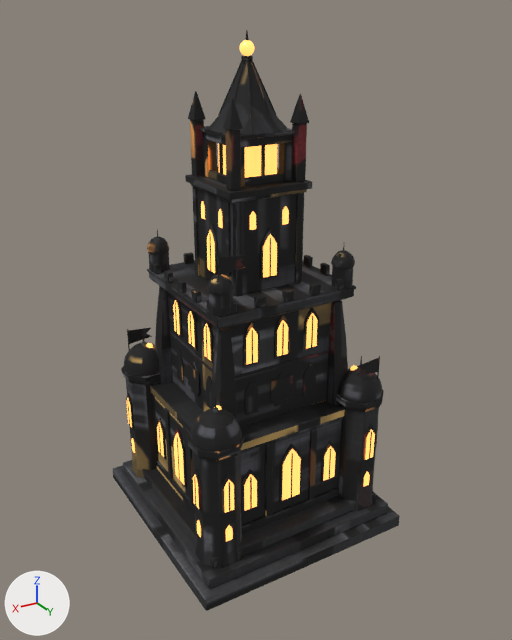
An edit to the glTF model models/建築/重製_帝國巨塔.glb, drawn before and after from the same camera.
Rendered twice from a camera (50 mm lens) standing at (13.5, 23.0, 20.4) and looking at (-0.1, 0.5, 9.2). Every picture has the same lights, and +X, +Y and +Z are marked at lower left. The first picture is the older version. Vertices at exactly the same position are counted once.

In view in the first picture: 'Emp_tower_Mesh'.
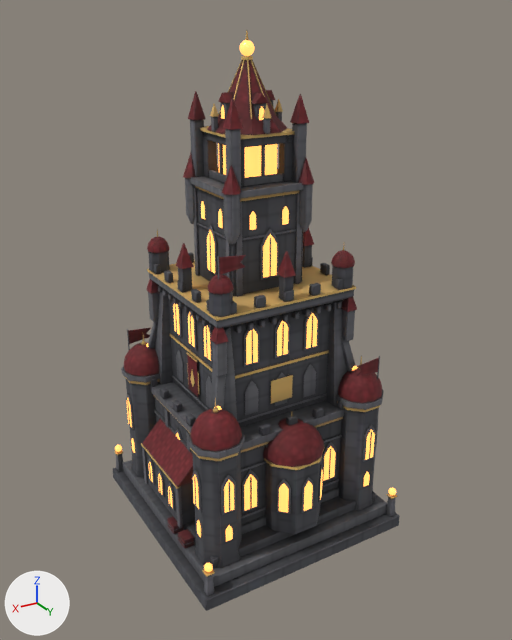
What differs and where, as boxes [x1, y1, x2, y2] in the pictures (512 x 640 px):
part 1 of me_emp_tower_mesh, added (mostly hidden): after [241, 479, 339, 519]
part 2 of me_emp_tower_mesh, added (mostly hidden): after [154, 410, 342, 472]
part 3 of me_emp_tower_mesh, added: after [148, 457, 155, 485]
part 4 of me_emp_tower_mesh, added: after [157, 469, 165, 497]
part 5 of me_emp_tower_mesh, added: after [167, 482, 175, 510]
part 6 of me_emp_tower_mesh, added: after [142, 447, 148, 484]
part 7 of me_emp_tower_mesh, added: after [175, 486, 183, 529]
part 8 of me_emp_tower_mesh, added: after [277, 479, 291, 514]
part 9 of me_emp_tower_mesh, added: after [301, 477, 314, 513]
part 10 of me_emp_tower_mesh, added: after [318, 465, 323, 502]
part 11 of me_emp_tower_mesh, added: after [150, 378, 157, 387]
part 12 of me_emp_tower_mesh, added: after [160, 387, 169, 399]
part 13 of me_emp_tower_mesh, added: after [172, 400, 182, 412]
part 14 of me_emp_tower_mesh, added: after [186, 413, 196, 426]
part 15 of me_emp_tower_mesh, built on: before [127, 38, 372, 511]; after [114, 90, 398, 596]
part 16 of me_emp_tower_mesh, surface changed (lighter): [113, 40, 400, 611] in both

The change, as a list of edits to the scene's bpy script:
```text
Change me_emp_tower_mesh:
    remove me_emp_tower_mesh.from_pydata(...)  # 9176 vertices, 17188 faces; spans x -4.7..4.7, y -4.9..4.9, z 0.0..20.0
    add me_emp_tower_mesh.from_pydata(...)  # 13718 vertices, 25543 faces; spans x -4.7..4.7, y -4.9..4.9, z 0.0..20.0
    me_emp_tower_mesh part 1: the loose piece of 24 vertices spanning x -3.4..3.4, y -3.4..3.4, z 5.3..5.5 is copied, and the copy is moved by (0.0, 0.0, -3.1); it spans x -3.4..3.4, y -3.4..3.4, z 2.2..2.4
    me_emp_tower_mesh part 2: the loose piece of 24 vertices spanning x -3.4..3.4, y -3.4..3.4, z 5.3..5.5 is copied, and the copy is moved by (0.0, 0.0, -0.9); it spans x -3.4..3.4, y -3.4..3.4, z 4.4..4.6
    me_emp_tower_mesh part 3: the loose piece of 34 vertices spanning x 3.3..3.4, y -2.3..-1.5, z 2.5..4.4 is copied, and the copy is scaled about its middle by (1, 0.706, 0.64), then moved by (0.9, 0.9, -0.8); it spans x 4.2..4.3, y -1.3..-0.7, z 2.0..3.2
    me_emp_tower_mesh part 4: the loose piece of 34 vertices spanning x 3.3..3.4, y -0.5..0.5, z 2.3..4.9 is copied, and the copy is scaled about its middle by (1, 0.513, 0.465), then moved by (0.9, 0.0, -1.0); it spans x 4.2..4.3, y -0.3..0.3, z 2.0..3.2
    me_emp_tower_mesh part 5: the loose piece of 34 vertices spanning x 3.3..3.4, y 1.5..2.3, z 2.5..4.4 is copied, and the copy is scaled about its middle by (1, 0.706, 0.64), then moved by (0.9, -0.9, -0.8); it spans x 4.2..4.3, y 0.7..1.3, z 2.0..3.2
    me_emp_tower_mesh part 6: the loose piece of 24 vertices spanning x 3.3..3.4, y -1.2..-0.9, z 1.9..5.3 is copied, and the copy is scaled about its middle by (1.34, 0.85, 0.587), then moved by (0.9, -0.7, -1.1); it spans x 4.2..4.3, y -1.8..-1.6, z 1.5..3.5
    me_emp_tower_mesh part 7: the loose piece of 24 vertices spanning x 3.3..3.4, y 0.9..1.2, z 1.9..5.3 is copied, and the copy is scaled about its middle by (1.34, 0.85, 0.587), then moved by (0.9, 0.6, -1.1); it spans x 4.2..4.3, y 1.6..1.8, z 1.5..3.5
    me_emp_tower_mesh part 8: the loose piece of 34 vertices spanning x -0.5..0.5, y 3.3..3.4, z 2.3..4.9 is copied, and the copy is turned -45 degrees about the z axis through its middle and scaled by 0.61, then moved by (0.9, 0.8, -0.3); it spans x 0.7..1.1, y 4.0..4.4, z 2.5..4.1
    me_emp_tower_mesh part 9: the loose piece of 34 vertices spanning x 3.0..3.6, y 4.1..4.2, z 3.5..5.2 is copied, and the copy is moved by (-3.3, 0.4, -1.1); it spans x -0.3..0.3, y 4.5..4.6, z 2.5..4.1
    me_emp_tower_mesh part 10: the loose piece of 34 vertices spanning x -0.5..0.5, y 3.3..3.4, z 2.3..4.9 is copied, and the copy is turned 45 degrees about the z axis through its middle and scaled by 0.61, then moved by (-0.9, 0.8, -0.3); it spans x -1.1..-0.7, y 4.0..4.4, z 2.5..4.1
    me_emp_tower_mesh part 11: the loose piece of 24 vertices spanning x 3.3..3.4, y -2.9..-2.6, z 1.9..5.3 is copied, and the copy is scaled about its middle by (2.52, 1.34, 0.0908), then moved by (0.0, 0.3, 2.4); it spans x 3.2..3.5, y -2.7..-2.3, z 5.8..6.2
    me_emp_tower_mesh part 12: the loose piece of 24 vertices spanning x 3.3..3.4, y -1.2..-0.9, z 1.9..5.3 is copied, and the copy is scaled about its middle by (2.52, 1.34, 0.0908), then moved by (0.0, -0.2, 2.4); it spans x 3.2..3.5, y -1.4..-1.0, z 5.8..6.2
    me_emp_tower_mesh part 13: the loose piece of 24 vertices spanning x 2.5..2.6, y -0.5..0.5, z 6.5..7.5 is copied, and the copy is scaled about its middle by (10.6, 0.362, 0.312), then moved by (0.8, 0.0, -1.0); it spans x 3.2..3.5, y -0.2..0.2, z 5.8..6.2
    me_emp_tower_mesh part 14: the loose piece of 24 vertices spanning x 3.3..3.4, y 0.9..1.2, z 1.9..5.3 is copied, and the copy is scaled about its middle by (2.52, 1.34, 0.0908), then moved by (0.0, 0.2, 2.4); it spans x 3.2..3.5, y 1.0..1.4, z 5.8..6.2
    me_emp_tower_mesh part 15: 1 vertex moved within x 0.0, y 3.4, z 2.4; 187 vertices removed from x -4.2..4.2, y -4.2..4.2, z 1.5..20.0; 3967 vertices added at x -4.7..4.6, y -4.7..4.7, z 0.5..17.9
    me_emp_tower_mesh part 16: 15606 kept faces spanning x -4.7..4.7, y -4.9..4.9, z 0.0..19.6 get new texture (UV) coordinates
    other edits to the shape of me_emp_tower_mesh do not show in these pictures
```
